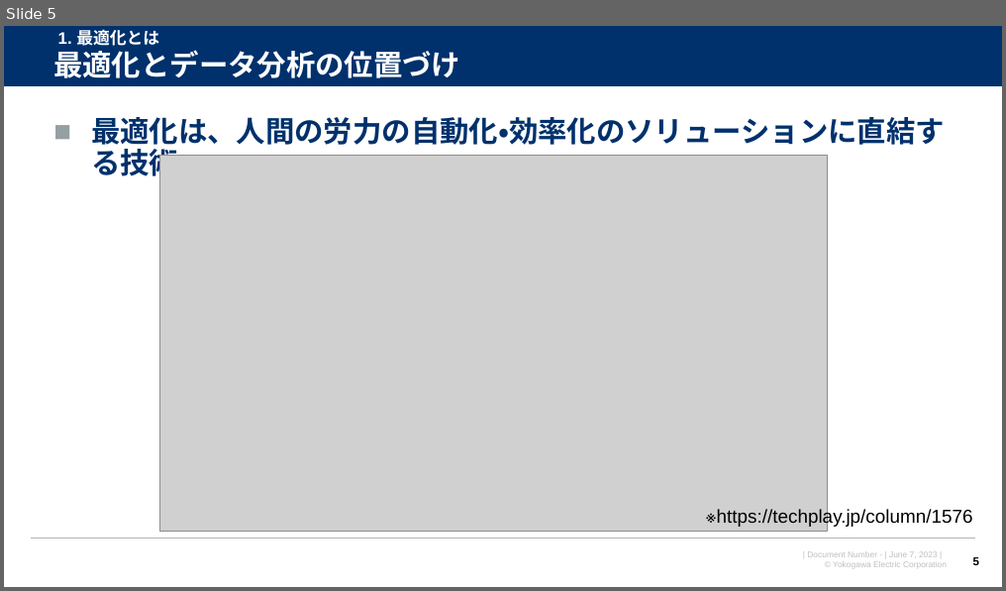
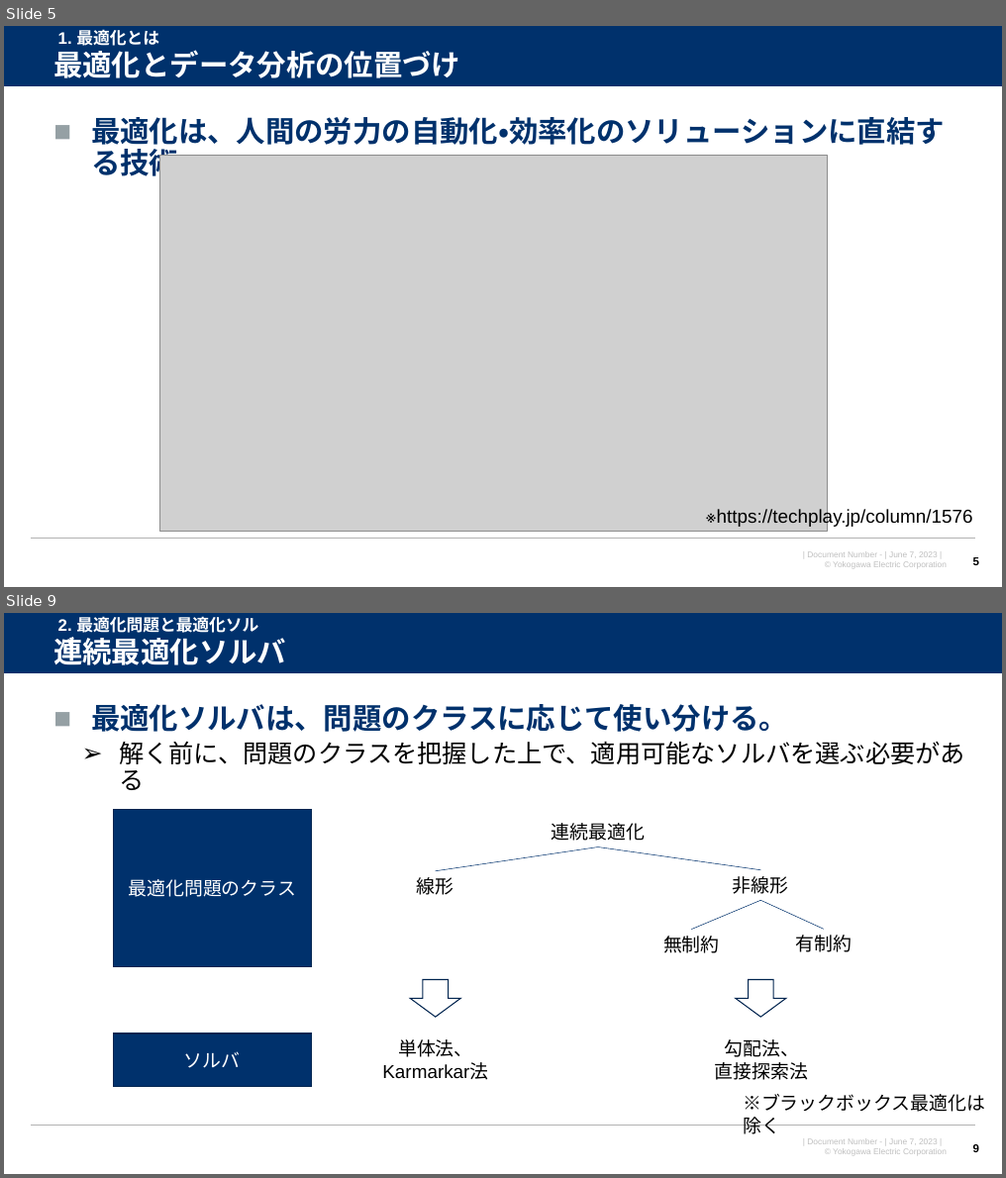
Before and after one commit to watarukumagai-git/opt, a slide deck: JDLA/StudyGroup/DS_StudyGroup 2023_01.pptx. Shown one above the other, each under a label of ours: slide 5 before the commit, slides 5 and 9 after it; the slides between them are not shown. The pictures are 1006x591 and 1006x1178 pixels, drawn with LibreOffice and Linux fonts; fonts in the diff are those of the drawing; grey boxes stand for pictures; background and template pictures are left out. Boxes give left, top, right and bottom in pixels: in the first picture for what was removed or moved away, otherwise in the second. Text is boxed around its words. In the diff, an @@ line names an element or a change of style, - is before the commit and + after.

```diff
--- a/JDLA/StudyGroup/DS_StudyGroup 2023_01.pptx
+++ b/JDLA/StudyGroup/DS_StudyGroup 2023_01.pptx
@@ slide 9 added at [4,613,1002,1174], background #FFFFFF; not listed: 4 template elements that a slide beside it also shows @@
@@ title added at [54,637,286,665], 28 pt, text #FFFFFF, bold @@
+連続最適化ソルバ
@@ text added at [58,616,258,656], 16 pt, text #FFFFFF, bold @@
+2. 最適化問題と最適化ソルバ
@@ text added at [91,704,965,790], 24 pt, text #000000 @@
+■ 最適化ソルバは、問題のクラスに応じて使い分ける。
+  ➢ 解く前に、問題のクラスを把握した上で、適用可能なソルバを選ぶ必要がある
@@ rectangle added at [113,810,312,967], fill #00316C, outline #002450 1 pt, 18 pt, text #FFFFFF @@
+最適化問題のクラス
@@ line added from (598, 848) to (436, 871), #00316C 0.5 pt @@
@@ text added at [551,823,645,841], 18 pt, text #000000 @@
+連続最適化
@@ line added from (761, 870) to (598, 848), #00316C 0.5 pt @@
@@ text added at [417,877,454,895], 18 pt, text #000000 @@
+線形
@@ text added at [733,876,789,894], 18 pt, text #000000 @@
+非線形
@@ line added from (691, 930) to (761, 900), #00316C 0.5 pt @@
@@ line added from (761, 900) to (824, 929), #00316C 0.5 pt @@
@@ text added at [663,936,720,954], 18 pt, text #000000 @@
+無制約
@@ text added at [795,935,851,953], 18 pt, text #000000 @@
+有制約
@@ right arrow added at [410,980,460,1017], fill #FFFFFF, outline #002450 1 pt @@
@@ right arrow added at [736,980,786,1017], fill #FFFFFF, outline #002450 1 pt @@
@@ rectangle added at [113,1034,312,1087], fill #00316C, outline #002450 1 pt, 18 pt, text #FFFFFF @@
+ソルバ
@@ text added at [382,1040,488,1080], 18 pt, text #000000 @@
+単体法、Karmarkar法
@@ text added at [715,1040,808,1080], 18 pt, text #000000 @@
+勾配法、
+直接探索法
@@ text added at [743,1094,985,1135], 18 pt, text #000000 @@
+※ブラックボックス最適化は除く
@@ page number added at [973,1144,979,1156], 11 pt, text #000000, bold @@
+9
```
Also in this commit, not shown: 5 slides changed, 13 other slides added, 15 slides removed.
